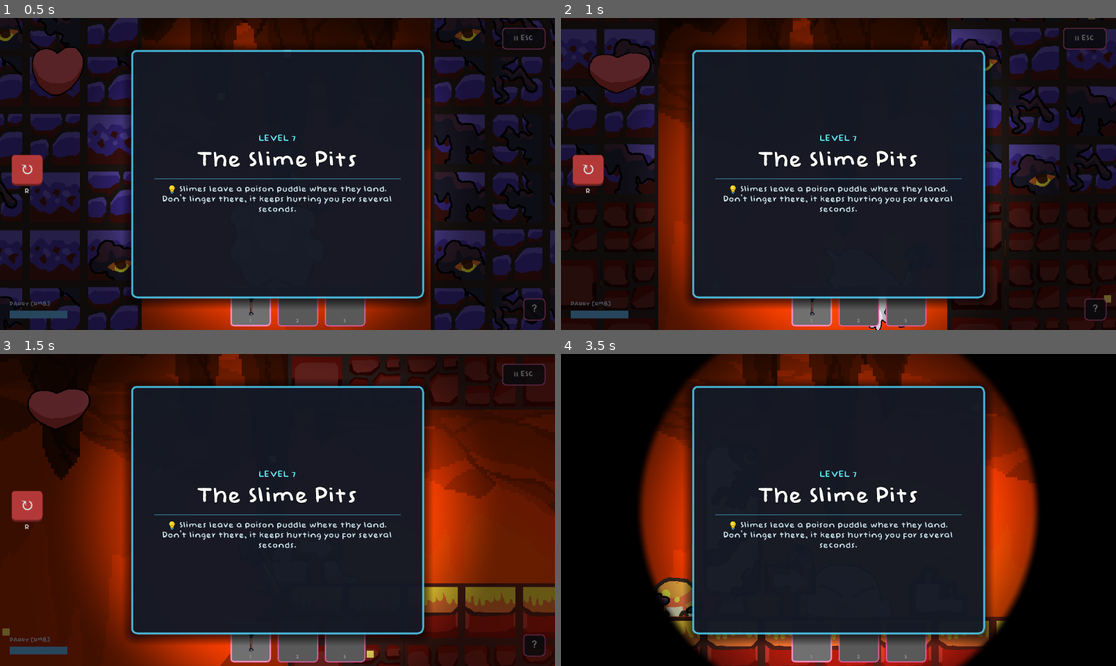
Above: before the commit, frames 1-4 (two rows, left to right).
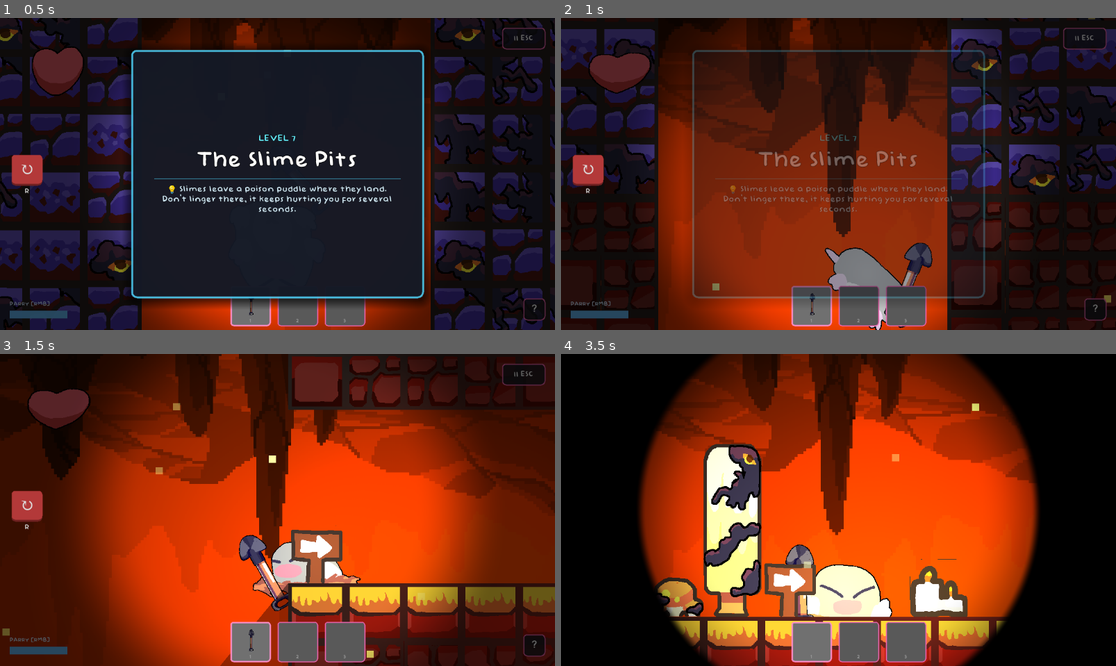
Above: after the commit, the same moments.

Repository: Geofoods/Holy-Moly
Game: Godot game, scene res://scenes/level_07.tscn
Two runs of this game, one before a commit and one after it. Both use one fixed random seed, a clock stepped at 60 frames per second and the inputs below. This scene is started directly instead of the project's main scene. The engine's default icon, where the game draws it, is replaced by a stand-in: a white triangle on a blue panel in a dark square. Sound files missing from this copy of the repository are replaced by a short silence.
Inputs (mouse positions are in pixels of both pictures, inside the frame that each line leads up to):
- Up to frame 1 (0.5 s): no input
- Up to frame 2 (1 s): tap Enter (ui_accept) at 0.5, 0.77 s; move the mouse to (960, 158) at 0.52 s; hold Right (ui_right) from 0.53 s (still down); tap Shift (dig_dash) at 0.6 s; click (960, 158) at 0.67 s
- Up to frame 3 (1.5 s): move the mouse to (166, 525) at 1.27 s; release Right (ui_right) at 1.28 s; hold Left (ui_left) from 1.28 s (still down); click (166, 525) at 1.35 s
- Up to frame 4 (3.5 s): tap Enter (ui_accept) at 1.52, 3.02 s; move the mouse to (894, 441) at 2.02 s; release Left (ui_left) at 2.03 s; hold Right (ui_right) 2.03-2.78 s; tap E at 2.1 s; click (894, 441) at 2.17 s; move the mouse to (810, 572) at 2.77 s; hold W from 2.78 s (still down); tap R at 2.85 s; click (810, 572) at 2.92 s

Frame 1 is identical in both runs. In frame 2, 41% of the frame differs, in the area x 22-78%, y 9-93%; in frame 3, 45%; in frame 4, 46%, in the area x 22-78%, y 8-94%.

Commit message:
fix parser and adjust intro banner length

Diff:
--- a/scripts/intro.gd
+++ b/scripts/intro.gd
@@ -170,7 +170,7 @@
 	play_btn.disabled = true
 	Inventory.reset()
 	var picker = $CenterContainer/VBoxContainer/ButtonContainer/LevelPickerOption as OptionButton
-	var selected := picker.selected
+	var selected: int = picker.selected
 	var target := "res://scenes/main.tscn"
 	if selected > 0 and selected - 1 < _level_keys.size():
 		target = _level_keys[selected - 1]
--- a/scripts/level_intro_banner.gd
+++ b/scripts/level_intro_banner.gd
@@ -32,14 +32,30 @@
 
 	_play()
 
+var _tween: Tween = null
+var _dismissing := false
+
 func _play() -> void:
-	var tween := create_tween()
-	tween.set_trans(Tween.TRANS_BACK)
-	tween.set_ease(Tween.EASE_OUT)
-	tween.tween_property(panel, "scale", Vector2(1.0, 1.0), POP_IN_TIME)
-	tween.parallel().tween_property(panel, "modulate:a", 1.0, POP_IN_TIME * 0.8)
-	tween.tween_interval(SHOW_DURATION - POP_IN_TIME - FADE_OUT_TIME)
-	tween.set_trans(Tween.TRANS_SINE)
-	tween.set_ease(Tween.EASE_IN)
-	tween.tween_property(panel, "modulate:a", 0.0, FADE_OUT_TIME)
-	tween.tween_callback(queue_free)
+	_tween = create_tween()
+	_tween.set_trans(Tween.TRANS_BACK)
+	_tween.set_ease(Tween.EASE_OUT)
+	_tween.tween_property(panel, "scale", Vector2(1.0, 1.0), POP_IN_TIME)
+	_tween.parallel().tween_property(panel, "modulate:a", 1.0, POP_IN_TIME * 0.8)
+	_tween.tween_interval(SHOW_DURATION - POP_IN_TIME - FADE_OUT_TIME)
+	_tween.tween_callback(_fade_out)
+
+func _fade_out() -> void:
+	if _dismissing:
+		return
+	_dismissing = true
+	var tw := create_tween()
+	tw.set_trans(Tween.TRANS_SINE)
+	tw.set_ease(Tween.EASE_IN)
+	tw.tween_property(panel, "modulate:a", 0.0, FADE_OUT_TIME)
+	tw.tween_callback(queue_free)
+
+func _unhandled_input(event: InputEvent) -> void:
+	if event is InputEventMouseButton and event.pressed:
+		if _tween and _tween.is_valid():
+			_tween.kill()
+		_fade_out()
